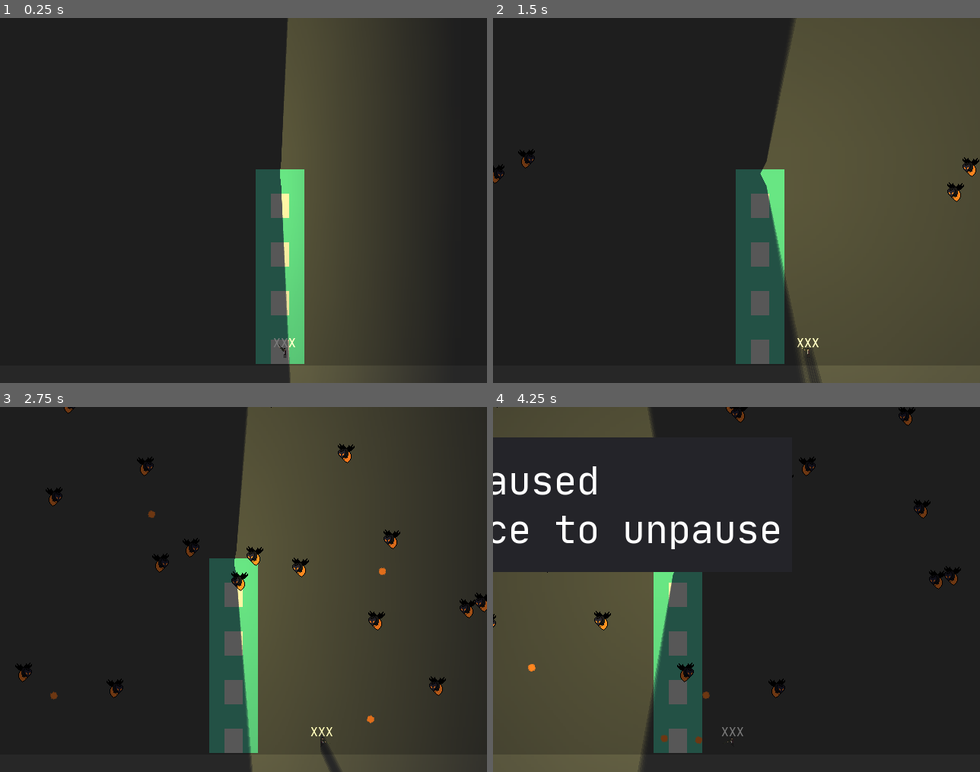
Above: before the commit, frames 1-4 (two rows, left to right).
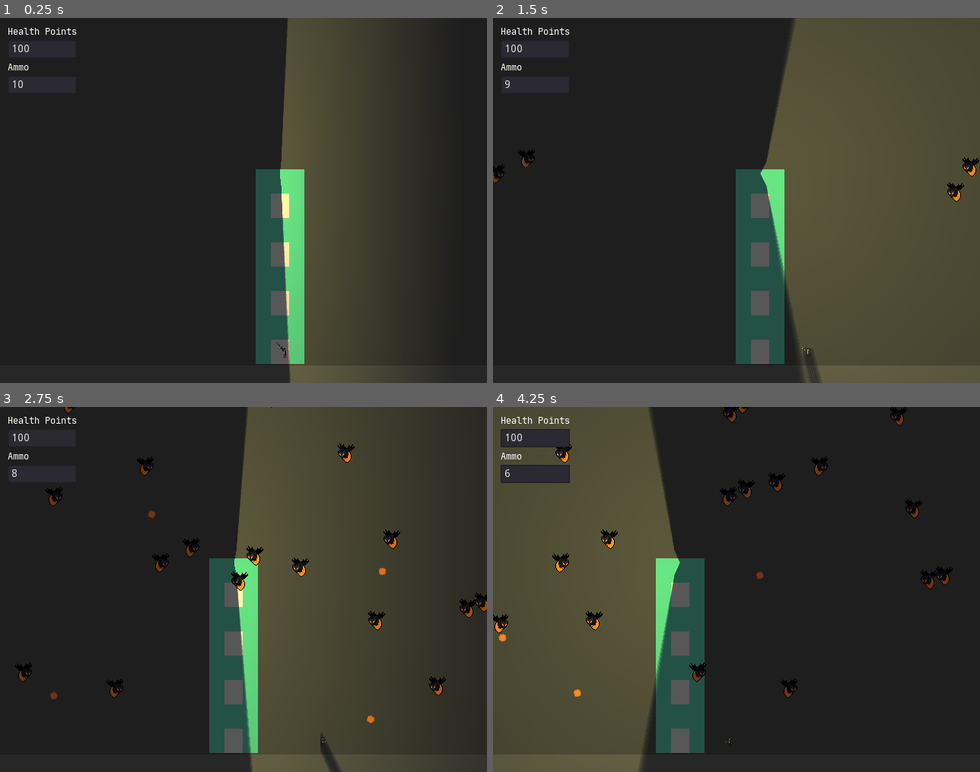
Above: after the commit, the same moments.

Repository: ZeeHatcher/Lighthouse
Game: Godot game, scene res://levels/TestLab.tscn
Two runs of this game, one before a commit and one after it. Both use one fixed random seed, a clock stepped at 60 frames per second and the inputs below. Sound files missing from this copy of the repository are replaced by a short silence.
Inputs (mouse positions are in pixels of both pictures, inside the frame that each line leads up to):
- Up to frame 1 (0.25 s): no input
- Up to frame 2 (1.5 s): move the mouse to (843, 182) at 0.52 s; hold D (move_right) 0.53-1.28 s; click (843, 182) at 0.6 s; move the mouse to (639, 218) at 1.27 s; hold S (move_down) from 1.28 s (still down); click (639, 218) at 1.35 s
- Up to frame 3 (2.75 s): move the mouse to (292, 509) at 2.02 s; release S (move_down) at 2.03 s; hold D (move_right) from 2.03 s (still down); click (292, 509) at 2.1 s
- Up to frame 4 (4.25 s): move the mouse to (712, 662) at 2.77 s; release D (move_right) at 2.78 s; hold W (move_up) 2.78-3.53 s; click (712, 662) at 2.85 s; move the mouse to (882, 644) at 3.52 s; hold A (move_left) from 3.53 s (still down); click (882, 644) at 3.6 s; tap Space (pause) at 4.15 s

The runs differ from the first frame. In frame 1, 0.3% of the frame differs, in the area x 1-61%, y 2-91%; in frame 2, 0.3%; in frame 3, 0.3%; in frame 4, 16%, in the area x 0-97%, y 0-95%.

Commit message:
Added hardcoded gun ammo system, maybe move to a static object later when different ammo types are present, also added sounds for ammo running out and reloading.

Diff:
--- /dev/null
+++ b/Camera.tscn
@@ -0,0 +1,13 @@
+[gd_scene load_steps=2 format=2]
+
+[ext_resource path="res://levels/Camera2D.gd" type="Script" id=1]
+
+[node name="Camera2D" type="Camera2D"]
+position = Vector2( 0, -200 )
+current = true
+limit_left = -250
+limit_top = 100
+limit_right = 1250
+limit_bottom = 1000
+smoothing_enabled = true
+script = ExtResource( 1 )
--- a/entities/Gun/Gun.gd
+++ b/entities/Gun/Gun.gd
@@ -6,6 +6,10 @@
 
 onready var sprite := $Sprite
 onready var muzzle := $Muzzle
+var ammo := 10
+var ammo_toggle = false
+signal fired
+signal outofammo
 
 #func fire() -> void:
 #	var bullet := SCENES.projectile_bullet.instance()
@@ -16,11 +20,29 @@
 
 
 onready var scene_lightning = preload("res://entities/Projectile/Lightning/Lightning.tscn")
-func fire() -> void:
-	var lightning : Line2D = scene_lightning.instance()
-	level.add_child(lightning)
+func fire():
+	emit_signal("fired")
+	if ammo != 0:
+		ammo -= 1
+		var lightning : Line2D = scene_lightning.instance()
+		level.add_child(lightning)
 
-	lightning.global_position = muzzle.global_position
-	lightning.set_point_position(1, get_global_mouse_position() - muzzle.global_position)
-	lightning.area.position = get_global_mouse_position() - muzzle.global_position
-	lightning.shock()
+		lightning.global_position = muzzle.global_position
+		lightning.set_point_position(1, get_global_mouse_position() - muzzle.global_position)
+		lightning.area.position = get_global_mouse_position() - muzzle.global_position
+		lightning.shock()
+	else:
+		emit_signal("outofammo")
+
+		if ammo_toggle == false:
+			$Eject.play()
+			ammo_toggle = true
+
+func reload():
+	ammo_toggle = false
+	ammo = 10
+	$Reload.play()
+
+
+func _on_Reload_finished():
+	emit_signal("fired")
--- a/entities/Gun/Gun.tscn
+++ b/entities/Gun/Gun.tscn
@@ -1,7 +1,9 @@
-[gd_scene load_steps=3 format=2]
+[gd_scene load_steps=5 format=2]
 
 [ext_resource path="res://assets/images/rifle.png" type="Texture" id=1]
 [ext_resource path="res://entities/Gun/Gun.gd" type="Script" id=2]
+[ext_resource path="res://assets/audio/clip_eject.wav" type="AudioStream" id=3]
+[ext_resource path="res://assets/audio/reload.wav" type="AudioStream" id=4]
 
 [node name="Gun" type="Node2D"]
 script = ExtResource( 2 )
@@ -12,3 +14,10 @@
 
 [node name="Muzzle" type="Position2D" parent="."]
 position = Vector2( 16, 0 )
+
+[node name="Eject" type="AudioStreamPlayer" parent="."]
+stream = ExtResource( 3 )
+
+[node name="Reload" type="AudioStreamPlayer" parent="."]
+stream = ExtResource( 4 )
+[connection signal="finished" from="Reload" to="." method="_on_Reload_finished"]
--- a/entities/Lighthouse/Lighthouse.gd
+++ b/entities/Lighthouse/Lighthouse.gd
@@ -6,6 +6,6 @@
 
 func _on_Lighthouse_body_entered(body: Node):
 	if (body.is_in_group("projectile_enemy")):
-		health_current -= 1
-		print(health_current)
+#		health_current -= 1
+#		print(health_current)
 		body.queue_free()
--- a/entities/Player/Player.gd
+++ b/entities/Player/Player.gd
@@ -64,6 +64,8 @@
 func handle_shoot() -> void:
 	if (Input.is_action_just_pressed("click")):
 		gun.fire()
+	if (Input.is_action_just_pressed("reload")):
+		gun.reload()
 
 func aim() -> void:
 	var position_mouse := get_global_mouse_position()
--- a/entities/Player/Player.tscn
+++ b/entities/Player/Player.tscn
@@ -6,6 +6,8 @@
 [ext_resource path="res://fonts/JetBrainsMono-Regular.ttf" type="DynamicFontData" id=4]
 [ext_resource path="res://assets/images/mc_idle.png" type="Texture" id=5]
 [ext_resource path="res://assets/images/mc_run_sheet.png" type="Texture" id=6]
+[ext_resource path="res://levels/Camera2D.gd" type="Script" id=7]
+[ext_resource path="res://entities/Player/UI.gd" type="Script" id=8]
 
 [sub_resource type="OccluderPolygon2D" id=1]
 polygon = PoolVector2Array( -3, -7, 0, -7, 0, 6, -3, 6 )
@@ -79,6 +81,11 @@
 } ]
 
 [sub_resource type="DynamicFont" id=16]
+size = 12
+font_data = ExtResource( 4 )
+
+[sub_resource type="DynamicFont" id=17]
+size = 12
 font_data = ExtResource( 4 )
 
 [node name="Player" type="KinematicBody2D"]
@@ -108,18 +115,62 @@
 [node name="Gun" parent="." instance=ExtResource( 3 )]
 position = Vector2( -1, -2 )
 
-[node name="HP" type="Label" parent="."]
-anchor_left = 0.5
-anchor_top = 0.5
-anchor_right = 0.5
-anchor_bottom = 0.5
-margin_left = -20.0
-margin_top = -23.0
-margin_right = 20.0
-margin_bottom = -3.0
+[node name="Camera2D" type="Camera2D" parent="."]
+position = Vector2( 0, -200 )
+current = true
+limit_left = -250
+limit_top = 100
+limit_right = 1250
+limit_bottom = 1000
+smoothing_enabled = true
+script = ExtResource( 7 )
+
+[node name="CanvasLayer" type="CanvasLayer" parent="."]
+
+[node name="Control" type="Control" parent="CanvasLayer"]
+anchor_right = 1.0
+anchor_bottom = 1.0
+margin_left = 10.0
+margin_top = 10.0
+script = ExtResource( 8 )
+__meta__ = {
+"_edit_use_anchors_": false
+}
+
+[node name="vbox" type="VBoxContainer" parent="CanvasLayer/Control"]
+margin_right = 91.0
+margin_bottom = 43.0
+__meta__ = {
+"_edit_use_anchors_": false
+}
+
+[node name="HP" type="Label" parent="CanvasLayer/Control/vbox"]
+margin_right = 91.0
+margin_bottom = 15.0
 custom_fonts/font = SubResource( 16 )
-text = "XXX"
+text = "Health Points"
 align = 1
 __meta__ = {
 "_edit_use_anchors_": false
 }
+
+[node name="LineEdit" type="LineEdit" parent="CanvasLayer/Control/vbox"]
+margin_top = 19.0
+margin_right = 91.0
+margin_bottom = 43.0
+
+[node name="Ammo" type="Label" parent="CanvasLayer/Control/vbox"]
+margin_top = 47.0
+margin_right = 91.0
+margin_bottom = 62.0
+custom_fonts/font = SubResource( 17 )
+text = "Ammo"
+
+[node name="LineEdit2" type="LineEdit" parent="CanvasLayer/Control/vbox"]
+margin_top = 66.0
+margin_right = 91.0
+margin_bottom = 90.0
+__meta__ = {
+"_edit_use_anchors_": false
+}
+[connection signal="fired" from="Gun" to="CanvasLayer/Control" method="_on_Gun_fired"]
--- /dev/null
+++ b/entities/Player/UI.gd
@@ -0,0 +1,15 @@
+extends Control
+
+
+# Declare member variables here. Examples:
+# var a = 2
+# var b = "text"
+
+
+# Called when the node enters the scene tree for the first time.
+func _ready():
+	$vbox/LineEdit.text = "100"
+	$vbox/LineEdit2.text = str(get_node("../../Gun").ammo)
+
+func _on_Gun_fired():
+	$vbox/LineEdit2.text = str(get_node("../../Gun").ammo)
--- a/levels/TestLab.tscn
+++ b/levels/TestLab.tscn
@@ -1,20 +1,13 @@
-[gd_scene load_steps=11 format=2]
+[gd_scene load_steps=7 format=2]
 
 [ext_resource path="res://entities/Player/Player.tscn" type="PackedScene" id=1]
 [ext_resource path="res://entities/MobSpawn/MobSpawn.tscn" type="PackedScene" id=2]
 [ext_resource path="res://levels/TestLab.gd" type="Script" id=5]
-[ext_resource path="res://levels/Control.gd" type="Script" id=6]
-[ext_resource path="res://levels/Camera2D.gd" type="Script" id=7]
-[ext_resource path="res://fonts/JetBrainsMono-Regular.ttf" type="DynamicFontData" id=8]
 [ext_resource path="res://assets/audio/stairs.wav" type="AudioStream" id=9]
 [ext_resource path="res://entities/Lighthouse/Lighthouse.tscn" type="PackedScene" id=11]
 
 [sub_resource type="RectangleShape2D" id=1]
 extents = Vector2( 1158.48, 16 )
-
-[sub_resource type="DynamicFont" id=2]
-size = 50
-font_data = ExtResource( 8 )
 
 [node name="TestLab" type="Node2D"]
 position = Vector2( 2.51758, 0 )
@@ -68,57 +61,3 @@
 
 [node name="Player" parent="." instance=ExtResource( 1 )]
 position = Vector2( 516.065, 551.486 )
-
-[node name="Camera2D" type="Camera2D" parent="Player"]
-position = Vector2( 0, -200 )
-current = true
-limit_left = -250
-limit_top = 100
-limit_right = 1250
-limit_bottom = 1000
-smoothing_enabled = true
-script = ExtResource( 7 )
-
-[node name="CanvasLayer" type="CanvasLayer" parent="."]
-pause_mode = 2
-follow_viewport_enable = true
-
-[node name="Control" type="Control" parent="CanvasLayer"]
-visible = false
-anchor_right = 1.0
-anchor_bottom = 1.0
-script = ExtResource( 6 )
-__meta__ = {
-"_edit_use_anchors_": false
-}
-
-[node name="Panel" type="Panel" parent="CanvasLayer/Control"]
-anchor_left = 0.5
-anchor_top = 0.5
-anchor_right = 0.5
-anchor_bottom = 0.5
-margin_left = -344.0
-margin_top = -89.0
-margin_right = 342.0
-margin_bottom = 88.0
-__meta__ = {
-"_edit_use_anchors_": false
-}
-
-[node name="Label" type="Label" parent="CanvasLayer/Control/Panel"]
-anchor_left = 0.5
-anchor_top = 0.5
-anchor_right = 0.5
-anchor_bottom = 0.5
-margin_left = -345.0
-margin_top = -62.5
-margin_right = 345.0
-margin_bottom = 62.5
-custom_fonts/font = SubResource( 2 )
-text = "Paused
-Press Space to unpause"
-align = 1
-valign = 1
-__meta__ = {
-"_edit_use_anchors_": false
-}
--- a/project.godot
+++ b/project.godot
@@ -76,6 +76,11 @@
 "events": [ Object(InputEventKey,"resource_local_to_scene":false,"resource_name":"","device":0,"alt":false,"shift":false,"control":false,"meta":false,"command":false,"pressed":false,"scancode":32,"unicode":0,"echo":false,"script":null)
  ]
 }
+reload={
+"deadzone": 0.5,
+"events": [ Object(InputEventKey,"resource_local_to_scene":false,"resource_name":"","device":0,"alt":false,"shift":false,"control":false,"meta":false,"command":false,"pressed":false,"scancode":82,"unicode":0,"echo":false,"script":null)
+ ]
+}
 
 [layer_names]
 
Not shown, added: assets/audio/clip_eject-old1.wav.import
Not shown, added: assets/audio/clip_eject.wav.import
Not shown, added: assets/audio/reload.wav.import
Not shown: 1 places in entities/Player/Player.tscn that only renumber resources
Not shown, added: assets/audio/clip_eject-old1.wav
Not shown, added: assets/audio/clip_eject.wav
Not shown, added: assets/audio/reload.wav
